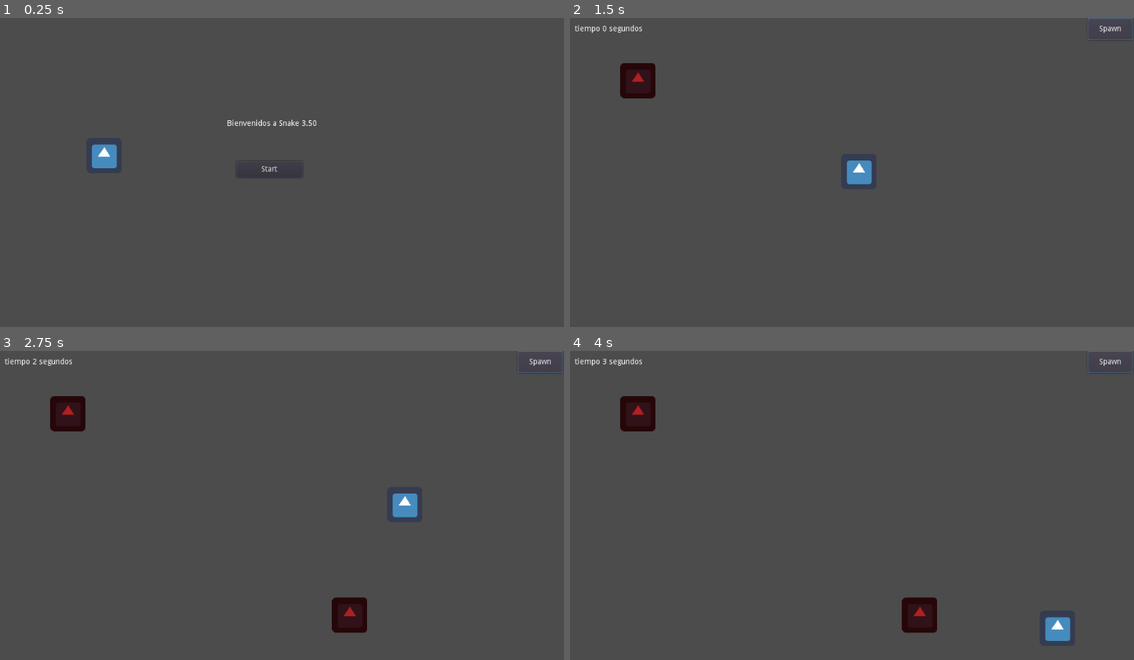
Above: before the commit, frames 1-4 (two rows, left to right).
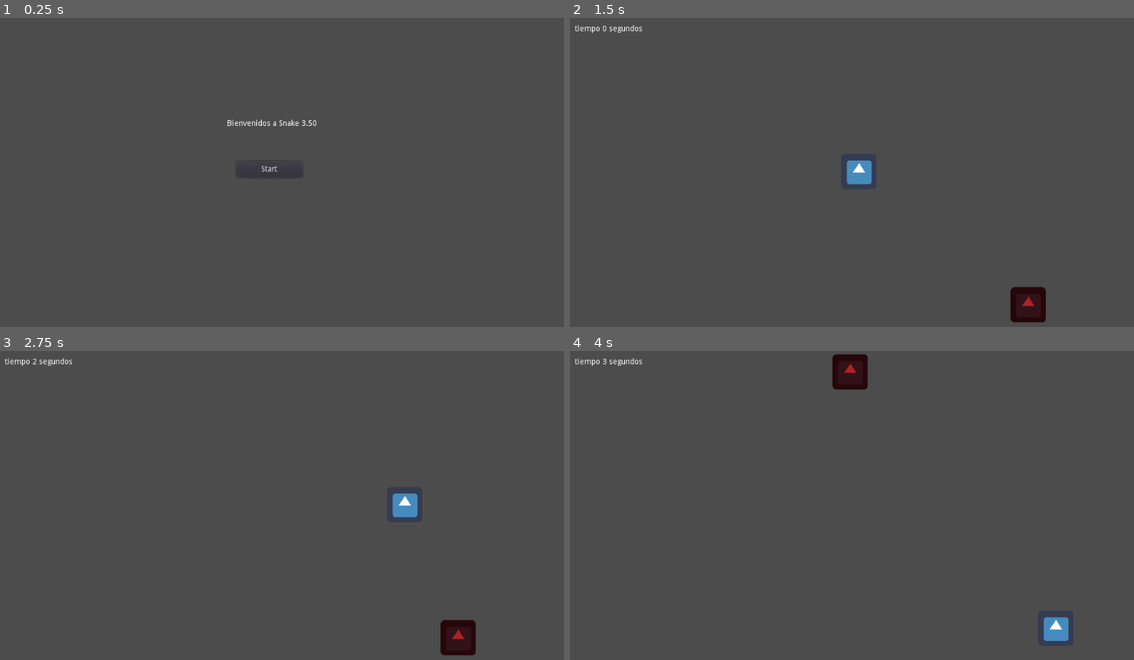
Above: after the commit, the same moments.

Repository: OssFate/CokeCatGames
Game: Godot game, scene res://menu.tscn
The game is run twice, just before and just after one commit, with the same random seed, the same clock (stepped at 60 frames per second) and the same inputs. The engine's default icon, where the game draws it, is replaced by a stand-in: a white triangle on a blue panel in a dark square.
Inputs (mouse positions are in pixels of both pictures, inside the frame that each line leads up to):
- Up to frame 1 (0.25 s): no input
- Up to frame 2 (1.5 s): click "Start" at 0.5 s; click (1111, 30) at 1.25 s, where only the run before the commit has a clickable "Spawn"
- Up to frame 3 (2.75 s): tap Enter at 2 s; hold Right (ui_right) from 2.03 s (still down)
- Up to frame 4 (4 s): release Right (ui_right) at 2.78 s; hold Down (ui_down) 2.78-3.53 s; hold Right (ui_right) from 3.53 s (still down)

The runs differ from the first frame. In frame 1, 0.3% of the frame differs, in the area x 16-21%, y 40-49%; in frame 2, 1.5%; in frame 3, 2.2%; in frame 4, 2.3%, in the area x 8-100%, y 0-94%.

Commit message:
Fruit spawn and pick Yep, things to do:   1. Wall hacks   2. Make it HUUGGEEE!!   3. Make it prettier

Diff:
--- a/Gusanito/Fruit.tscn
+++ b/Gusanito/Fruit.tscn
@@ -16,13 +16,11 @@
 constant_angular_velocity = 0.0
 friction = 1.0
 bounce = 0.0
-_sections_unfolded = [ "Transform" ]
 
 [node name="Sprite" type="Sprite" parent="." index="0"]
 
 modulate = Color( 0.691406, 0.129639, 0.129639, 1 )
 texture = ExtResource( 1 )
-_sections_unfolded = [ "Visibility" ]
 
 [node name="CollisionShape2D" type="CollisionShape2D" parent="." index="1"]
 
--- a/Gusanito/Game.gd
+++ b/Gusanito/Game.gd
@@ -1,34 +1,43 @@
 extends Node
+
+var projectResolution = OS.get_window_safe_area().size
+var fruitOffset = 32
 
 var snake = load("res://snake.tscn")
 var fruit = load("res://Fruit.tscn")
-var seconds = 0;
-onready var timer = get_node("Label")
+var seconds = 0
+onready var timer = get_node("Timer")
 
 var tail = []
 
 func _ready():
 	tail.append(snake.instance())
+	#print(projectResolution)
 
 	add_child(tail[0])
+	spawn_fruit()
 	pass
 
-func spawn_fruits():
-	var projectResolution = OS.get_real_window_size()
+func spawn_fruit():
+	var node = fruit.instance()
+	var newPos = Vector2(rand_range(fruitOffset, projectResolution.x - fruitOffset), rand_range(fruitOffset, projectResolution.y - fruitOffset))
+	node.position = newPos
+	#print(newPos)
+	add_child(node)
+	pass
 
+func spawn_fruit_at(pos):
 	var node = fruit.instance()
-	var newPos = Vector2(rand_range(0, projectResolution.x), rand_range(0, projectResolution.y))
-	node.position = newPos
+	node.position = pos
 
 	add_child(node)
-
 	pass
 
 func _on_Spawn_button_up():
-	spawn_fruits()
+	#spawn_fruit()
 	pass # replace with function body
 
 func _process(delta):
-	seconds += delta;
+	seconds += delta
 	timer.set_text("tiempo %d segundos" % seconds)
 	pass
--- a/Gusanito/Game.tscn
+++ b/Gusanito/Game.tscn
@@ -6,7 +6,7 @@
 
 script = ExtResource( 1 )
 
-[node name="Label" type="Label" parent="." index="0"]
+[node name="Timer" type="Label" parent="." index="0"]
 
 anchor_left = 0.0
 anchor_top = 0.0
@@ -30,6 +30,7 @@
 
 [node name="Spawn" type="Button" parent="." index="1"]
 
+visible = false
 anchor_left = 0.0
 anchor_top = 0.0
 anchor_right = 0.0
--- a/Gusanito/menu.tscn
+++ b/Gusanito/menu.tscn
@@ -1,8 +1,6 @@
-[gd_scene load_steps=4 format=2]
+[gd_scene load_steps=2 format=2]
 
 [ext_resource path="res://menu.gd" type="Script" id=1]
-[ext_resource path="res://StaticBody2D.gd" type="Script" id=2]
-[ext_resource path="res://icon.png" type="Texture" id=3]
 
 [node name="Menu" type="Node" index="0"]
 
@@ -56,21 +54,4 @@
 flat = false
 align = 1
 
-[node name="StaticBody2D" type="StaticBody2D" parent="." index="2"]
-
-position = Vector2( 190, 250 )
-input_pickable = false
-collision_layer = 1
-collision_mask = 1
-constant_linear_velocity = Vector2( 0, 0 )
-constant_angular_velocity = 0.0
-friction = 1.0
-bounce = 0.0
-script = ExtResource( 2 )
-_sections_unfolded = [ "Transform" ]
-
-[node name="Sprite" type="Sprite" parent="StaticBody2D" index="0"]
-
-texture = ExtResource( 3 )
-
 [connection signal="button_up" from="StartButton" to="." method="_on_StartButton_button_up"]
--- a/Gusanito/project.godot
+++ b/Gusanito/project.godot
@@ -14,6 +14,10 @@
 run/main_scene="res://menu.tscn"
 config/icon="res://icon.png"
 
+[display]
+
+window/size/resizable=false
+
 [rendering]
 
 environment/default_environment="res://default_env.tres"
--- a/Gusanito/snake.gd
+++ b/Gusanito/snake.gd
@@ -1,4 +1,6 @@
 extends KinematicBody2D
+
+const gameInstance = preload("res://Game.gd")
 
 var motion = Vector2()
 export var speed = 100
@@ -21,3 +23,14 @@
 		motion.y = speed
 
 	move_and_slide(motion)
+
+	if get_slide_count() > 0 :
+		var coll = get_slide_collision(0)
+		coll.collider.queue_free()
+		get_bigger()
+		#re spawn fruit
+		get_node("..").spawn_fruit()
+
+func get_bigger():
+	#Should get big here :D
+	print("ITS GONNA BE HUUUUGGGEEEEE")
